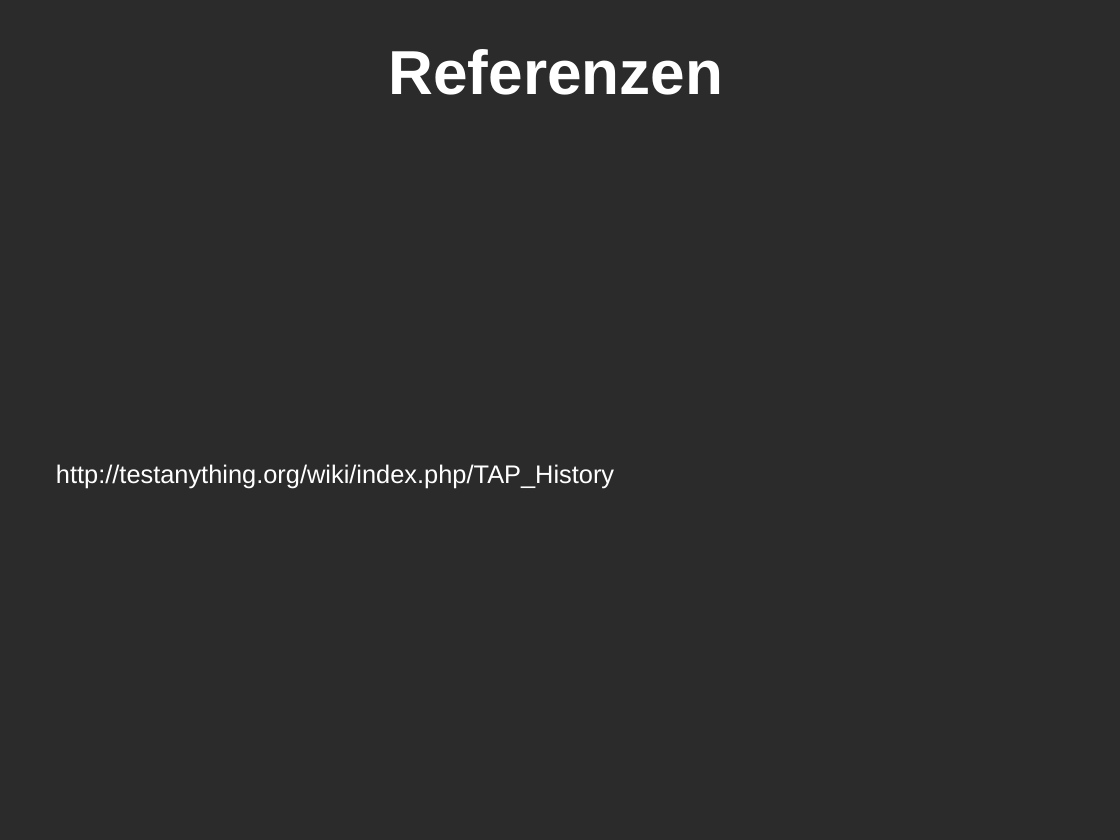
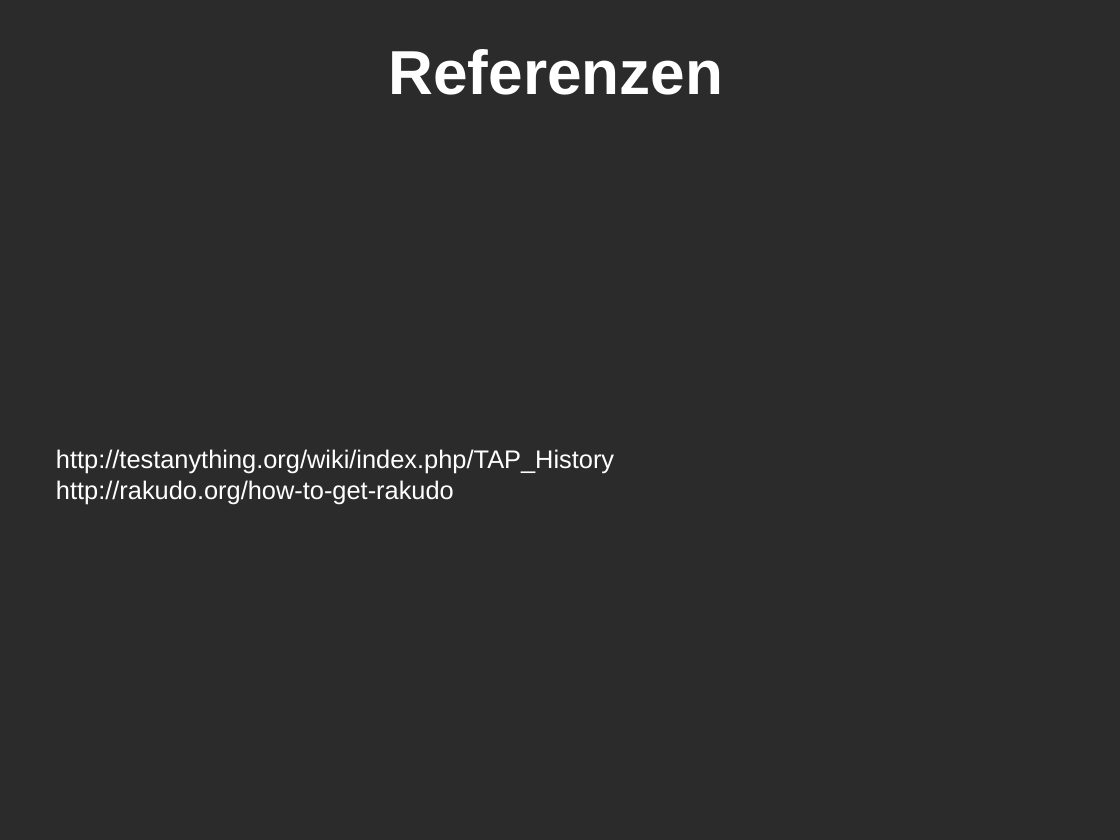
Before and after one commit to Caldrin/Vortrag_CLT, a slide deck: slide 13 of Modern Perl.odp (slide 10 before the commit). Drawn at 1120x840 pixels with LibreOffice and Linux fonts; fonts in the diff are those of the drawing; background and template pictures are left out; a plain dark background stands for a picture behind light text. Boxes give left, top, right and bottom in pixels: in the first picture for what was removed or moved away, otherwise in the second. Text is boxed around its words. In the diff, an @@ line names an element or a change of style, - is before the commit and + after.

```diff
--- a/Modern Perl.odp
+++ b/Modern Perl.odp
@@ subtitle at (56,480,454,504): paragraph added @@
+http://rakudo.org/how-to-get-rakudo
```
Also in this commit, not shown: 3 slides added.
